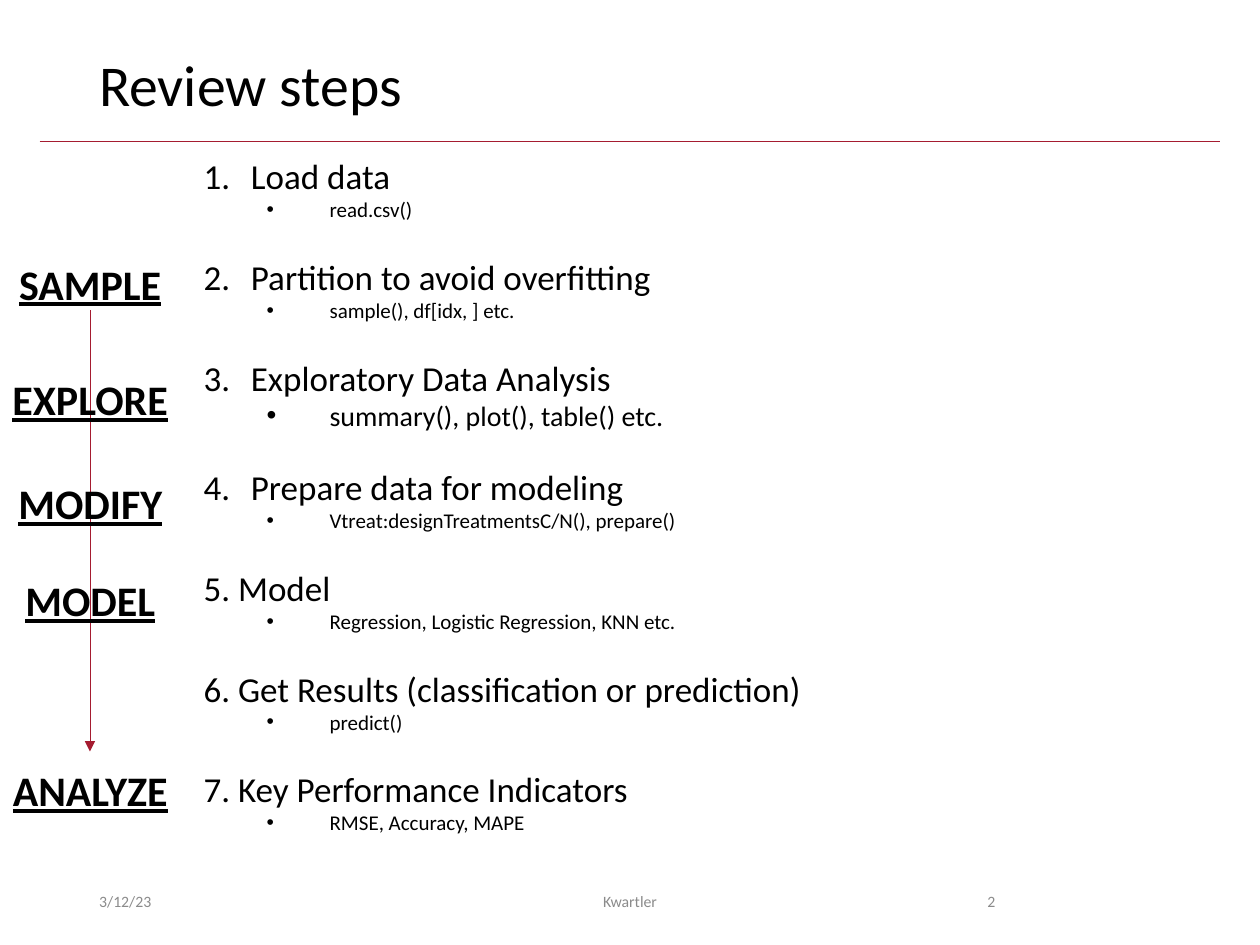
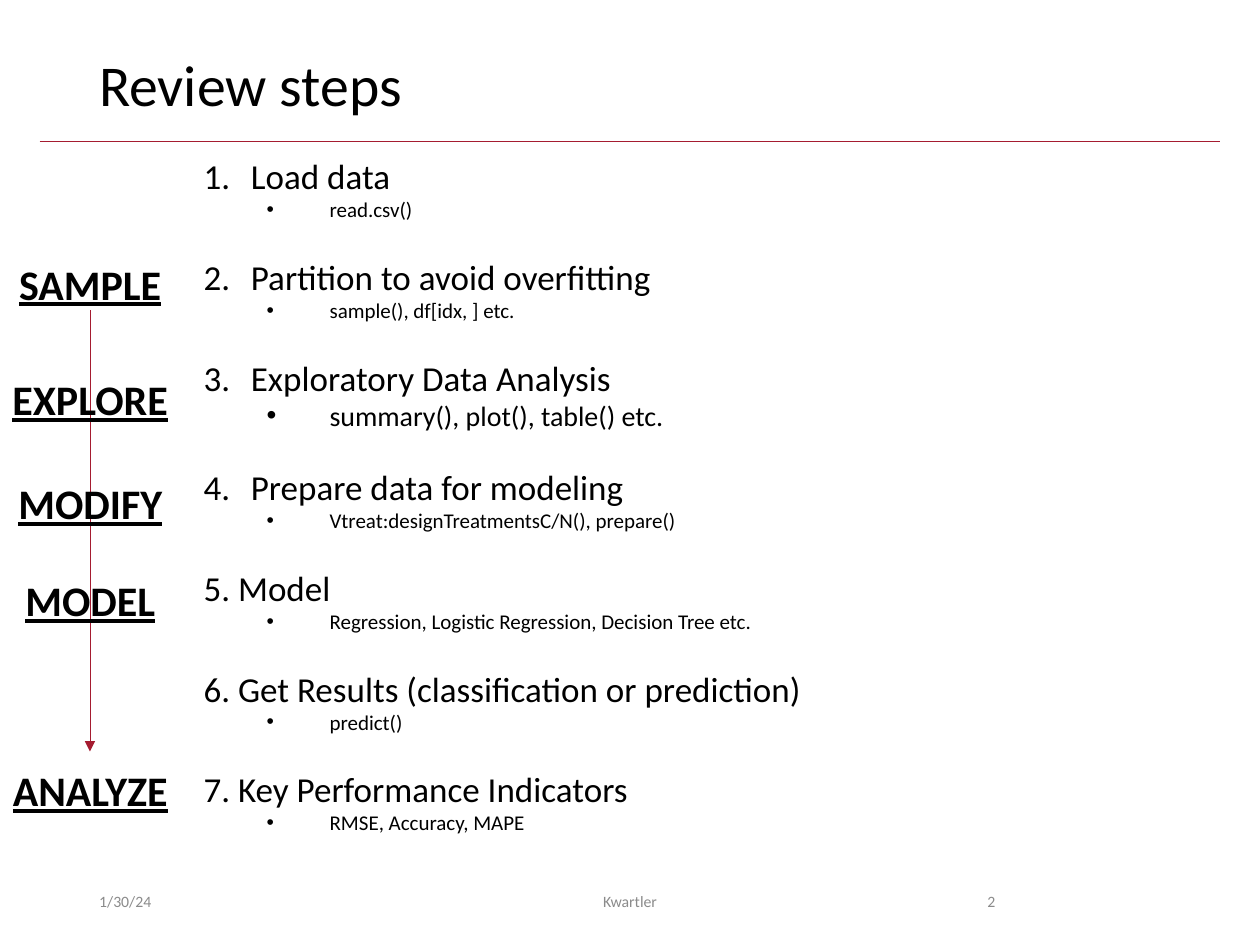
Before and after one commit to kwartler/Hult_Visualizing_Analyzing_Data_with_R, a slide deck: slide 2 of Lessons/D_Regression_LogisticRegression_Rpart/C_Decision Trees.pptx. Drawn at 1260x945 pixels with LibreOffice and Linux fonts; fonts in the diff are those of the drawing. Boxes give left, top, right and bottom in pixels: in the first picture for what was removed or moved away, otherwise in the second. Text is boxed around its words. In the diff, an @@ line names an element or a change of style, - is before the commit and + after.

```diff
--- a/Lessons/D_Regression_LogisticRegression_Rpart/C_Decision Trees.pptx
+++ b/Lessons/D_Regression_LogisticRegression_Rpart/C_Decision Trees.pptx
@@ text at [330,614,751,633]: text changed @@
-  • Regression, Logistic Regression, KNN etc.
+  • Regression, Logistic Regression, Decision Tree etc.
@@ text at [99,896,151,908]: text changed @@
-3/12/23
+1/30/24
```
Also in this commit, not shown: 34 other slides changed, 36 other files.
